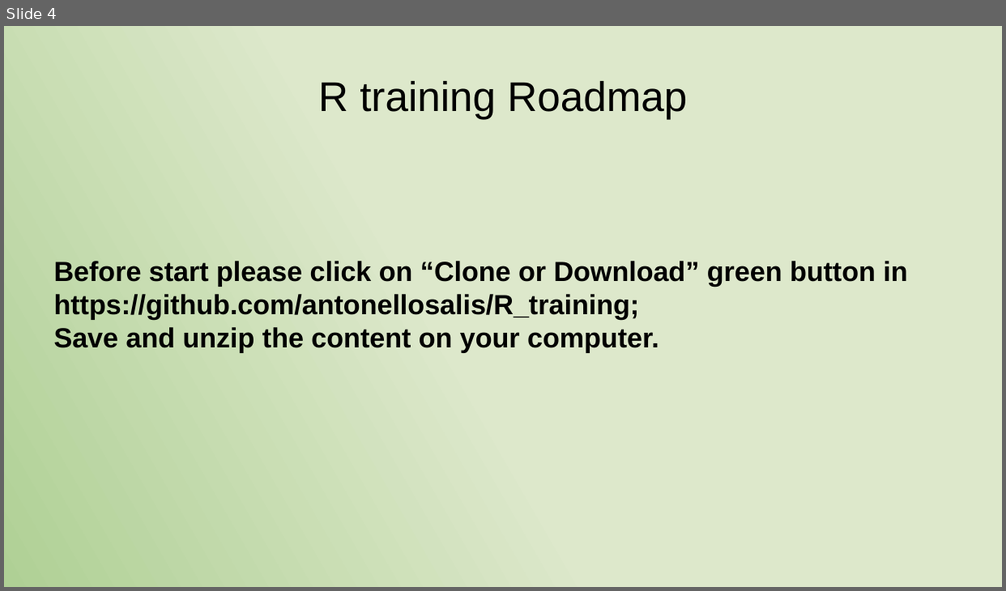
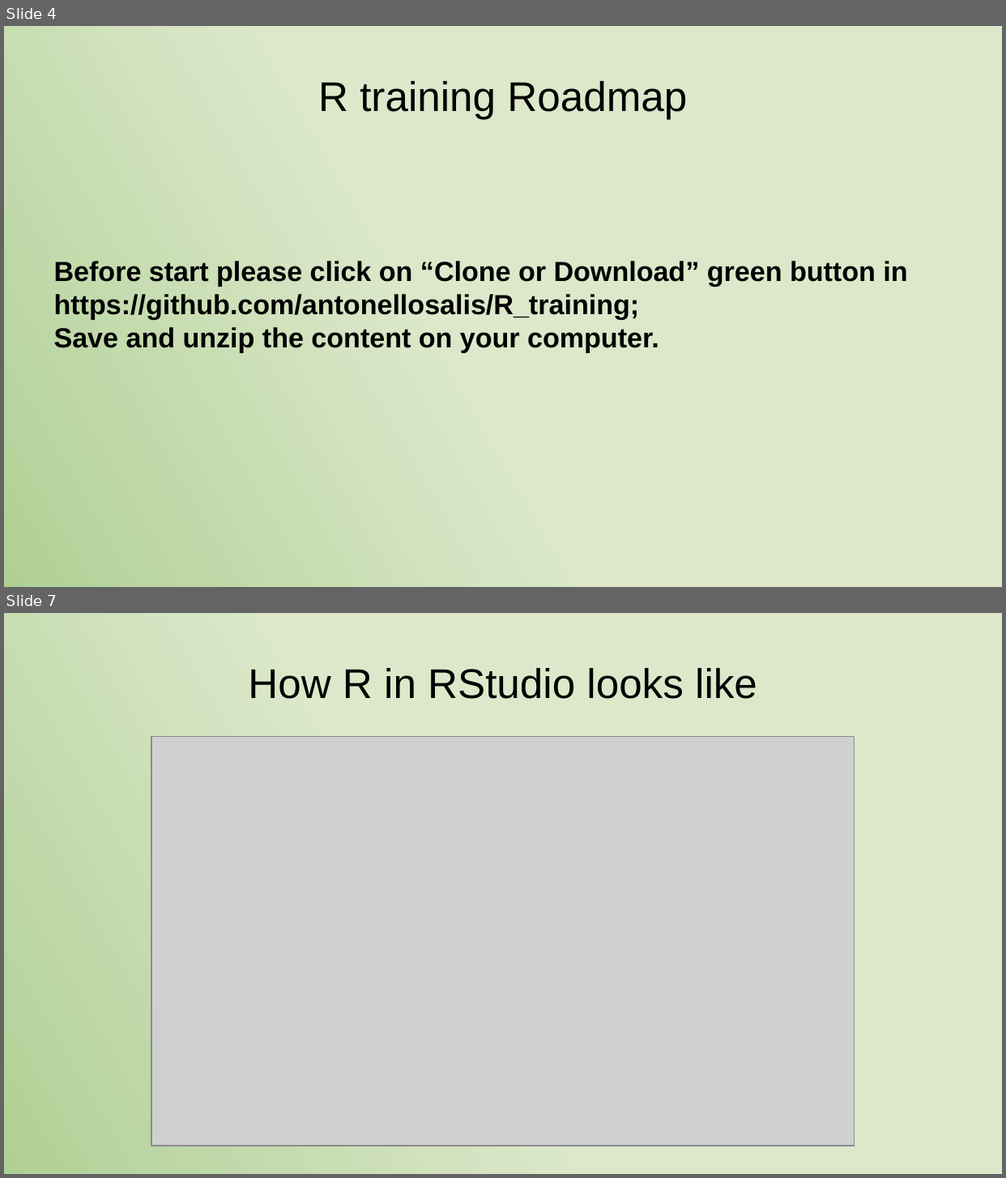
Before and after one commit to antonellosalis/R_training, a slide deck: Presentation_2019_R_training_A1.odp. Shown one above the other, each under a label of ours: slide 4 before the commit, slides 4 and 7 after it; the slides between them are not shown. The pictures are 1006x591 and 1006x1178 pixels, drawn with LibreOffice and Linux fonts; fonts in the diff are those of the drawing; grey boxes stand for pictures. Boxes give left, top, right and bottom in pixels: in the first picture for what was removed or moved away, otherwise in the second. Text is boxed around its words. In the diff, an @@ line names an element or a change of style, - is before the commit and + after.

```diff
--- a/Presentation_2019_R_training_A1.odp
+++ b/Presentation_2019_R_training_A1.odp
@@ slide 7 added at [4,613,1002,1174], background gradient #DDE8CB to #AFD095 @@
@@ title added at [248,668,757,699], 33 pt, text #000000 @@
+How R in RStudio looks like
@@ picture added at [151,737,855,1146] @@
```
Also in this commit, not shown: 3 slides changed, 2 other slides added, 3 slides removed, 1 other file.
